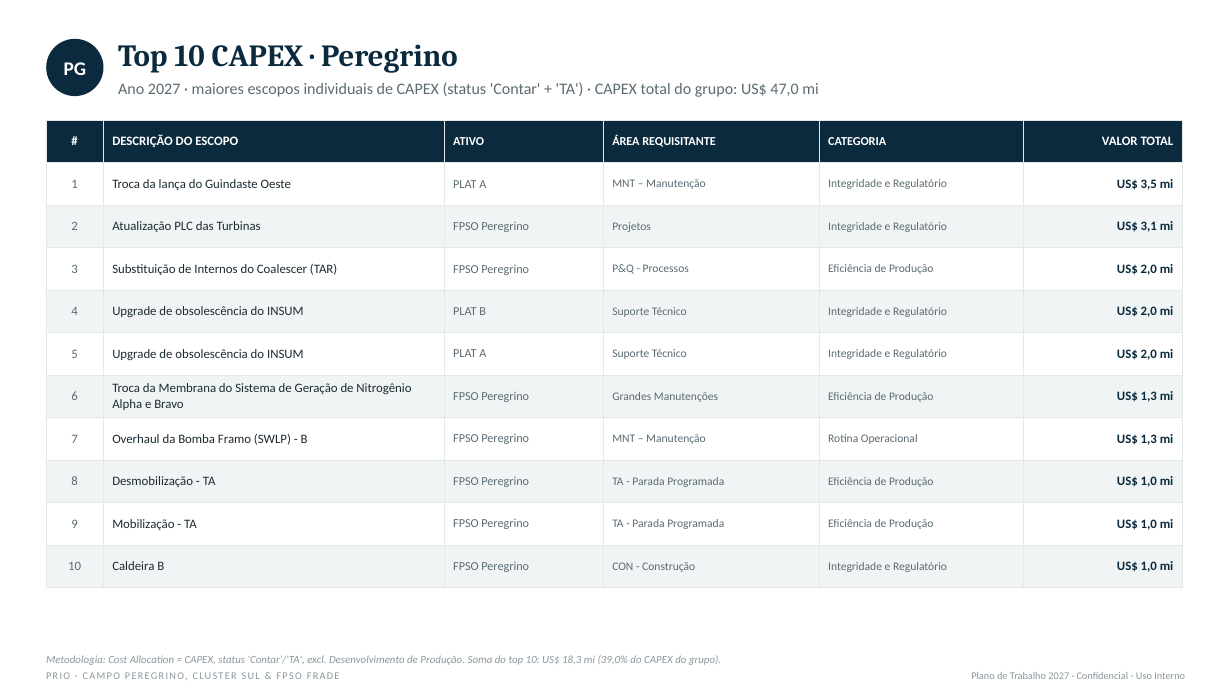
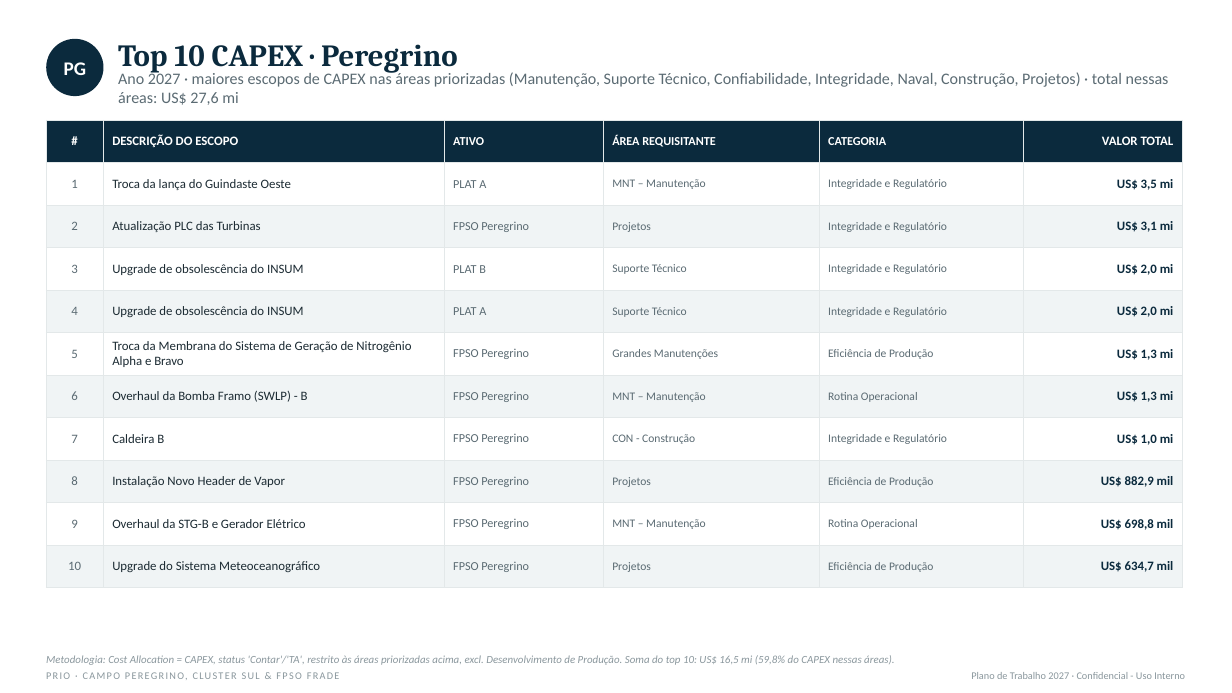
Before and after one commit to LucasRibaas/Planejamento, a slide deck: slide 7 of PRIO_Top_CAPEX_OPEX_Despriorizados_2027.pptx. Drawn at 1232x693 pixels with LibreOffice and Linux fonts; fonts in the diff are those of the drawing. Boxes give left, top, right and bottom in pixels: in the first picture for what was removed or moved away, otherwise in the second. Text is boxed around its words. In the diff, an @@ line names an element or a change of style, - is before the commit and + after.

```diff
--- a/PRIO_Top_CAPEX_OPEX_Despriorizados_2027.pptx
+++ b/PRIO_Top_CAPEX_OPEX_Despriorizados_2027.pptx
@@ text at bbox=[118, 71, 1169, 105]: text changed @@
-Ano 2027 · maiores escopos individuais de CAPEX (status 'Contar' + 'TA') · CAPEX total do grupo: US$ 47,0 mi
+Ano 2027 · maiores escopos de CAPEX nas áreas priorizadas (Manutenção, Suporte Técnico, Confiabilidade, Integridade, Naval, Construção, Projetos) · total nessas áreas: US$ 27,6 mi
@@ table at bbox=[46, 120, 1182, 576] @@
-row 4: 3 | Substituição de Internos do Coalescer (TAR) | FPSO Peregrino | P&Q - Processos | Eficiência de Produção | US$ 2,0 mi
+row 4: 3 | Upgrade de obsolescência do INSUM | PLAT B | Suporte Técnico | Integridade e Regulatório | US$ 2,0 mi
-row 5, column 3: PLAT B
+row 5, column 3: PLAT A
-row 6: 5 | Upgrade de obsolescência do INSUM | PLAT A | Suporte Técnico | Integridade e Regulatório | US$ 2,0 mi
+row 6: 5 | Troca da Membrana do Sistema de Geração de Nitrogênio Alpha e Bravo | FPSO Peregrino | Grandes Manutenções | Eficiência de Produção | US$ 1,3 mi
-row 7: 6 | Troca da Membrana do Sistema de Geração de Nitrogênio Alpha e Bravo | FPSO Peregrino | Grandes Manutenções | Eficiência de Produção | US$ 1,3 mi
+row 7: 6 | Overhaul da Bomba Framo (SWLP) - B | FPSO Peregrino | MNT – Manutenção | Rotina Operacional | US$ 1,3 mi
-row 8: 7 | Overhaul da Bomba Framo (SWLP) - B | FPSO Peregrino | MNT – Manutenção | Rotina Operacional | US$ 1,3 mi
+row 8: 7 | Caldeira B | FPSO Peregrino | CON - Construção | Integridade e Regulatório | US$ 1,0 mi
-row 9: 8 | Desmobilização - TA | FPSO Peregrino | TA - Parada Programada | Eficiência de Produção | US$ 1,0 mi
+row 9: 8 | Instalação Novo Header de Vapor | FPSO Peregrino | Projetos | Eficiência de Produção | US$ 882,9 mil
-row 10: 9 | Mobilização - TA | FPSO Peregrino | TA - Parada Programada | Eficiência de Produção | US$ 1,0 mi
+row 10: 9 | Overhaul da STG-B e Gerador Elétrico | FPSO Peregrino | MNT – Manutenção | Rotina Operacional | US$ 698,8 mil
-row 11: 10 | Caldeira B | FPSO Peregrino | CON - Construção | Integridade e Regulatório | US$ 1,0 mi
+row 11: 10 | Upgrade do Sistema Meteoceanográfico | FPSO Peregrino | Projetos | Eficiência de Produção | US$ 634,7 mil
@@ text at bbox=[46, 655, 895, 665]: text changed @@
-Metodologia: Cost Allocation = CAPEX, status 'Contar'/'TA', excl. Desenvolvimento de Produção. Soma do top 10: US$ 18,3 mi (39,0% do CAPEX do grupo).
+Metodologia: Cost Allocation = CAPEX, status 'Contar'/'TA', restrito às áreas priorizadas acima, excl. Desenvolvimento de Produção. Soma do top 10: US$ 16,5 mi (59,8% do CAPEX nessas áreas).
```
Also in this commit, not shown: 2 other slides changed.
